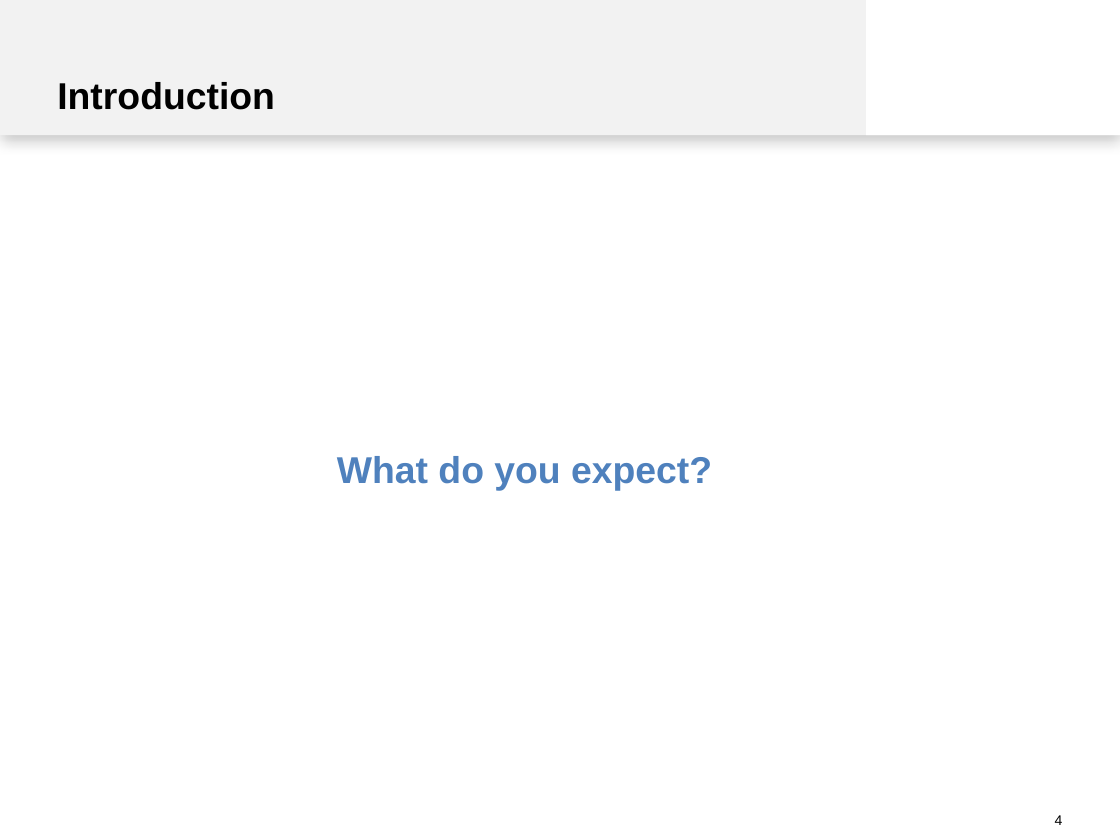
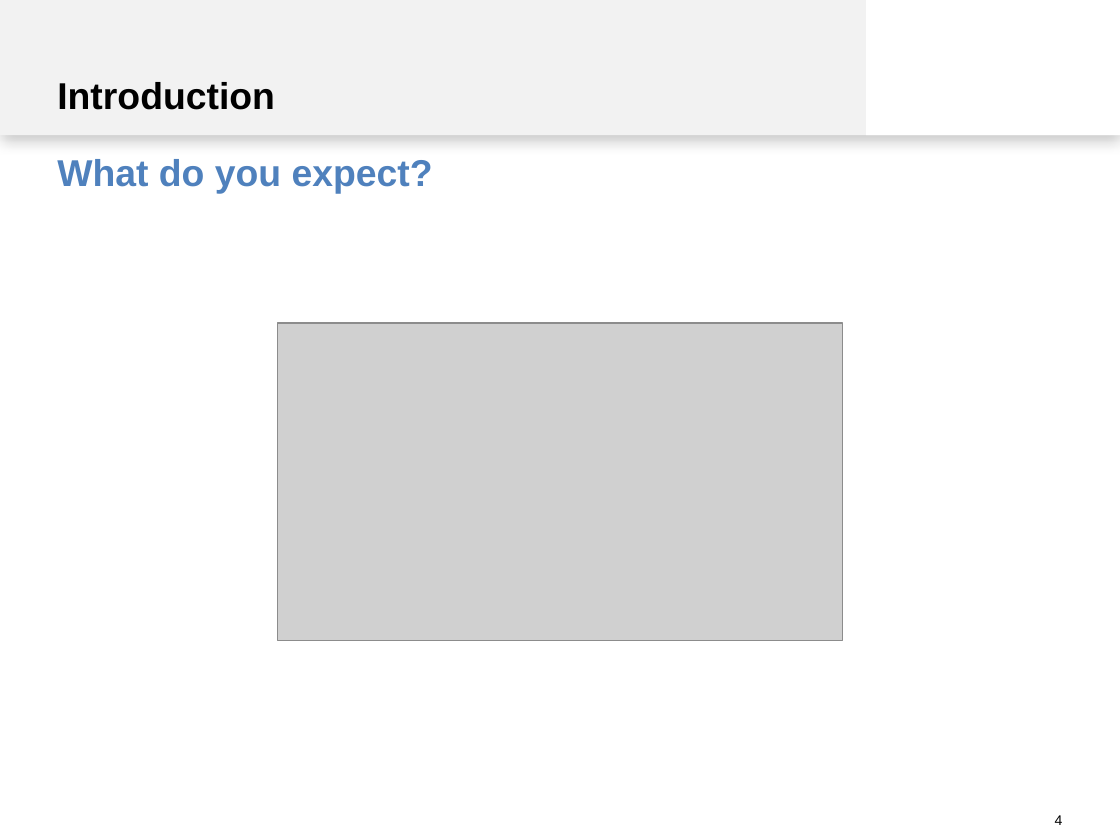
Before and after one commit to spinfo/LSS_DLwithText, a slide deck: slide 4 of docs/introduction.pptx. Drawn at 1120x840 pixels with LibreOffice and Linux fonts; fonts in the diff are those of the drawing; grey boxes stand for pictures. Boxes give left, top, right and bottom in pixels: in the first picture for what was removed or moved away, otherwise in the second. Text is boxed around its words. In the diff, an @@ line names an element or a change of style, - is before the commit and + after.

```diff
--- a/docs/introduction.pptx
+++ b/docs/introduction.pptx
@@ text "What do you expect?": place and size @@
-text "What do you expect?" at (337, 456, 712, 490)
+text "What do you expect?" at (57, 159, 433, 194)
@@ text "What do you expect?" at (57, 159, 433, 194): alignment centre to left @@
@@ picture added at (278, 323, 842, 640) @@
```
Also in this commit, not shown: 8 other slides changed, 1 slide added.
